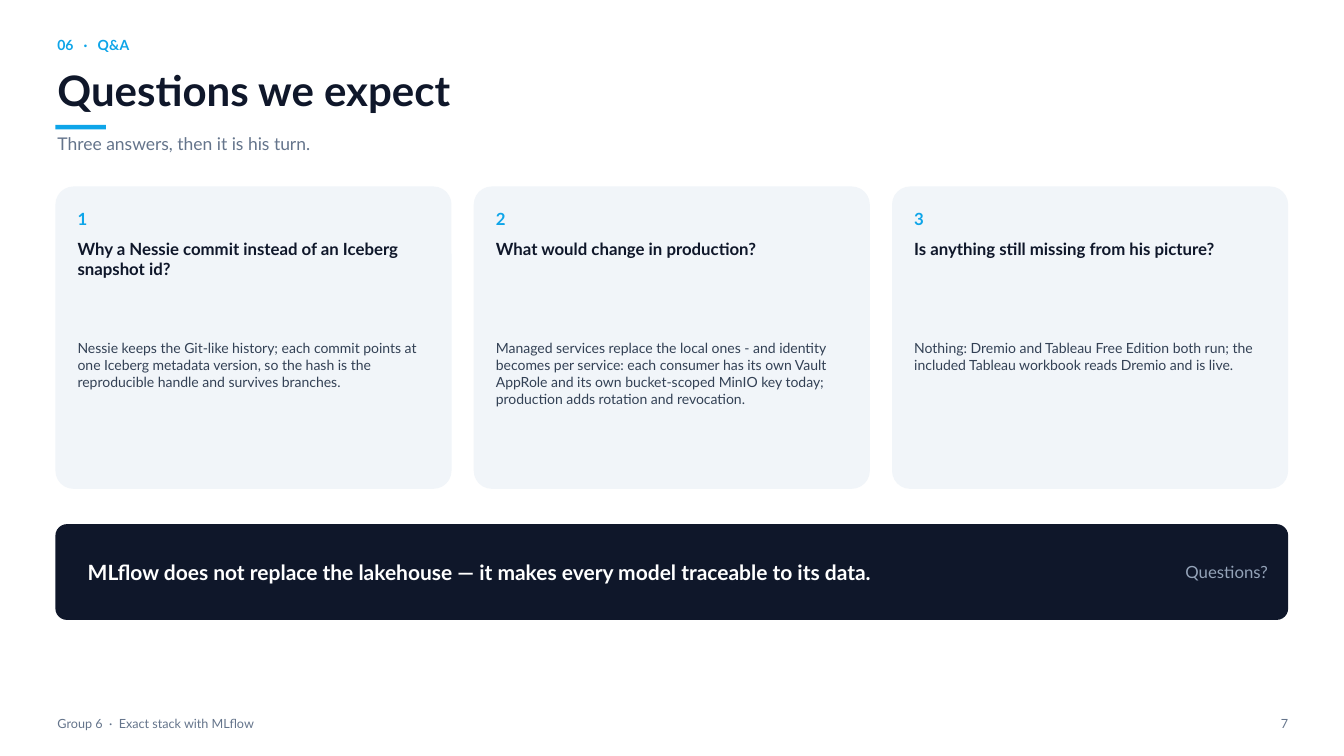
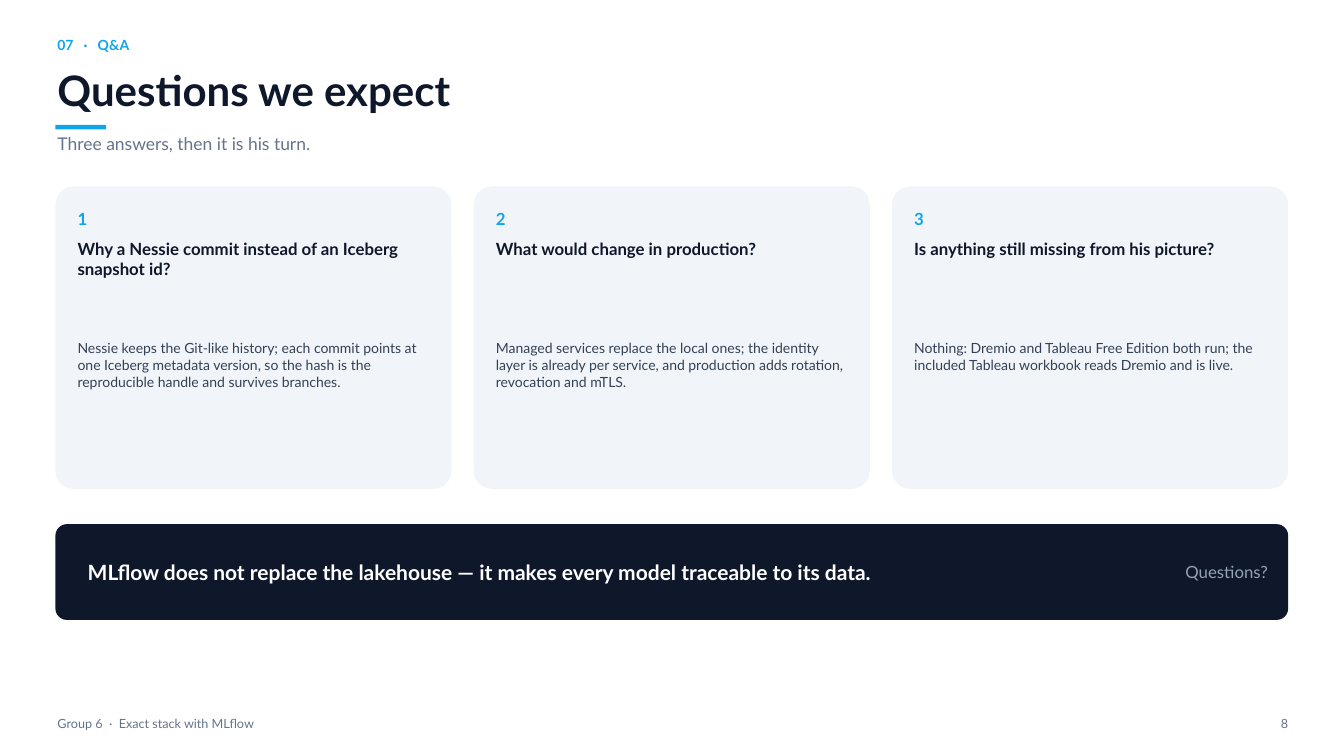
Before and after one commit to Khannudomvirak/mlflow-exact-stack-v2, a slide deck: slide 8 of MLflow_Exact_Stack_V2_Presentation.pptx (slide 7 before the commit). Drawn at 1344x756 pixels with LibreOffice and Linux fonts; fonts in the diff are those of the drawing. Boxes give left, top, right and bottom in pixels: in the first picture for what was removed or moved away, otherwise in the second. Text is boxed around its words. In the diff, an @@ line names an element or a change of style, - is before the commit and + after.

```diff
--- a/MLflow_Exact_Stack_V2_Presentation.pptx
+++ b/MLflow_Exact_Stack_V2_Presentation.pptx
@@ text at bbox=[57, 39, 130, 52]: text changed @@
-06 · Q&A
+07 · Q&A
@@ text at bbox=[496, 342, 843, 387]: text changed @@
-Managed services replace the local ones - and identity becomes per service: each consumer has its own Vault AppRole and its own bucket-scoped MinIO key today; production adds rotation and revocation.
+Managed services replace the local ones; the identity layer is already per service, and production adds rotation, revocation and mTLS.
@@ text at bbox=[1281, 719, 1288, 728]: text changed @@
-7
+8
```
Also in this commit, not shown: 1 other slide changed, 1 slide added, 3 other files.
